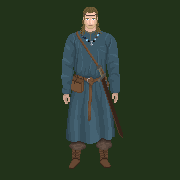
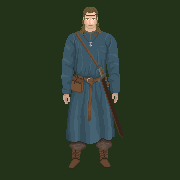
Comparing the layer stacks of the two 180x180 images. Changes:
painted on "you" over 81, 30, 100, 47
